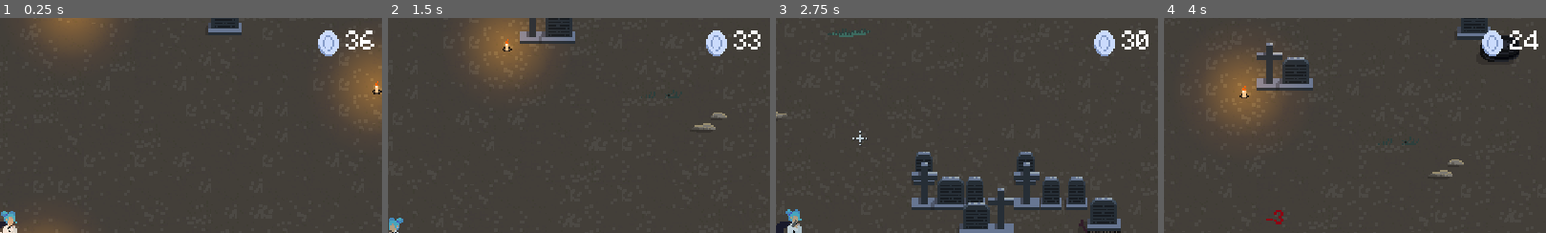
Above: before the commit, frames 1-4 (left to right).
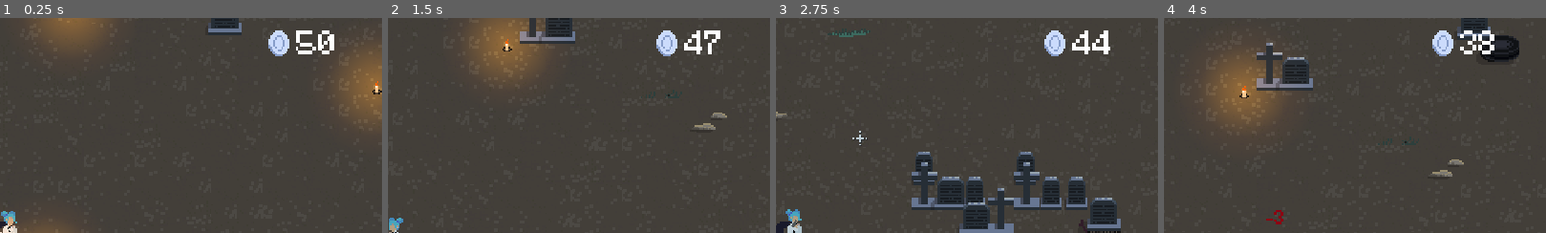
Above: after the commit, the same moments.

Repository: Niimphu/JGJ24
Game: Godot game, scene res://scenes/game/game.tscn
The game is run twice, just before and just after one commit, with the same random seed, the same clock (stepped at 60 frames per second) and the same inputs. The engine's default icon, where the game draws it, is replaced by a stand-in: a white triangle on a blue panel in a dark square.
Inputs (mouse positions are % of the whole screen's width and height, from its top left):
- Up to frame 1 (0.25 s): no input
- Up to frame 2 (1.5 s): tap Enter at 0.5 s; move the mouse to (72, 45) at 0.52 s; hold D (move_right) 0.53-1.28 s; tap Space (roll) at 0.6 s; move the mouse to (30, 55) at 1.27 s; hold S (move_down) from 1.28 s (still down); click (30, 55) at 1.35 s
- Up to frame 3 (2.75 s): tap Space (roll) at 1.55, 2.1 s; move the mouse to (60, 28) at 2.02 s; release S (move_down) at 2.03 s; hold D (move_right) from 2.03 s (still down)
- Up to frame 4 (4 s): move the mouse to (45, 70) at 2.77 s; release D (move_right) at 2.78 s; hold W (move_up) 2.78-3.53 s; tap Space (roll) at 2.85, 3.8 s; move the mouse to (80, 65) at 3.52 s; hold A (move_left) from 3.53 s (still down); click (80, 65) at 3.6 s
The pictures show only the part of the screen within x 49-99%, y 0-50%; the shares and areas given below are measured in that part.

The runs differ from the first frame. In frame 1, 1.6% of the frame differs, in the area x 70-98%, y 5-18%; in frame 2, 1.6%; in frame 3, 1.6%; in frame 4, 1.6%.

Commit message:
looking good

Diff:
--- a/scenes/game/game.gd
+++ b/scenes/game/game.gd
@@ -11,7 +11,7 @@
 
 @onready var final_wave: int = WaveManager.waves.size()
 ##Change for starting coin value
-@export var coins := 36
+@export var coins := 50
 var current_wave := 0
 var current_wave_enemy_count := 0
 var wave_spawning := false
@@ -22,6 +22,7 @@
 	Input.mouse_mode = Input.MOUSE_MODE_HIDDEN
 	UpgradeManager.upgrade_selected.connect(spawn_next_wave)
 	WaveManager.wave_complete.connect(wave_complete)
+	UpgradeMenu.visible = false
 	spawn_next_wave()
 
 
--- a/scenes/game/game.tscn
+++ b/scenes/game/game.tscn
@@ -605,7 +605,7 @@
 theme_override_constants/margin_bottom = 8
 
 [node name="HBoxContainer" type="HBoxContainer" parent="CanvasLayer/UI/MarginContainer"]
-custom_minimum_size = Vector2(37, 0)
+custom_minimum_size = Vector2(68.165, 0)
 layout_mode = 2
 size_flags_horizontal = 8
 size_flags_vertical = 0
@@ -613,18 +613,19 @@
 [node name="CoinIcon" type="TextureRect" parent="CanvasLayer/UI/MarginContainer/HBoxContainer"]
 layout_mode = 2
 size_flags_horizontal = 0
-size_flags_vertical = 4
+size_flags_vertical = 0
 texture = ExtResource("9_dy81b")
 stretch_mode = 4
 
 [node name="CoinCount" type="Label" parent="CanvasLayer/UI/MarginContainer/HBoxContainer"]
 layout_mode = 2
 size_flags_horizontal = 0
+theme_override_font_sizes/font_size = 20
 text = "0"
+vertical_alignment = 1
 
 [node name="UpgradeMenu" type="Control" parent="CanvasLayer"]
 process_mode = 2
-visible = false
 layout_mode = 3
 anchors_preset = 15
 anchor_right = 1.0
@@ -672,11 +673,7 @@
 anchor_bottom = 1.0
 grow_horizontal = 2
 grow_vertical = 2
-theme_override_font_sizes/font_size = 12
-text = "New Upgrade
-Ya ya ye ya ya
-70 bucks
-"
+text = "Upgrade"
 autowrap_mode = 2
 
 [node name="GetMoney" type="Control" parent="CanvasLayer/UpgradeMenu/MarginContainer/HBoxContainer"]
@@ -691,6 +688,7 @@
 anchor_bottom = 1.0
 grow_horizontal = 2
 grow_vertical = 2
-text = "+5 Coins"
+text = "+50 coins"
+autowrap_mode = 2
 
 [editable path="Entities/NavigationRegion2D/TerrainInfo/TerrainHurtbox"]
--- a/scenes/game/upgrade_manager.gd
+++ b/scenes/game/upgrade_manager.gd
@@ -4,20 +4,102 @@
 @export var Upgrade2: Button
 @export var Player: CharacterBody2D
 
+var upgrades := [
+	{
+		"title": "Pointier bullets",
+		"description": "+1 bullet piercing",
+		"cost": -15,
+		"action": Callable(self, "pointer_bullets"),
+		"amount": 3, # number of times this upgrade can be bought
+		"inflation": -5 # price increase for subsequent purchases
+	},
+	{
+		"title": "Speeding fine",
+		"description": "x1.2 movespeed, +2 roll cost",
+		"cost": -20,
+		"action": Callable(self, "speeding"),
+		"amount": 1
+	}
+]
+
+var freebies := [
+	{
+		"title": "Payday",
+		"description": "",
+		"action": Callable(self, "payday"),
+		"cost_string": "+25"
+	},
+	{
+		"title": "Interesting",
+		"description": "",
+		"action": Callable(self, "interesting"),
+		"cost_string": "+10%"
+	}
+]
+
+var current_upgrade: Dictionary
+var current_freebie: Dictionary
+
 signal upgrade_selected
 
 func _ready():
 	Upgrade1.button_down.connect(option_1)
 	Upgrade2.button_down.connect(option_2)
+	new_upgrades()
 
 
-func select_upgrade(option: int) -> void:
+func new_upgrades() -> void:
+	current_upgrade = upgrades[randi() % upgrades.size()]
+	Upgrade1.text = current_upgrade["title"] + "\n" + current_upgrade["description"] + "\n" + str(current_upgrade["cost"]) + " coins"
+
+	current_freebie = freebies[randi() % freebies.size()]
+	Upgrade2.text = current_freebie["title"] + "\n" + current_freebie["description"] + "\n" + current_freebie["cost_string"] + " coins"
+
+
+func apply_upgrade():
+	var upgrade_action = current_upgrade["action"]
+	if !upgrade_action.is_valid():
+		return
+	upgrade_action.call()
+	current_upgrade["amount"] -= 1
+	if current_upgrade["amount"] <= 0:
+		upgrades.erase(current_upgrade)
+	else:
+		current_upgrade["cost"] += current_upgrade["inflation"]
+	visible = false
+	new_upgrades()
+
+
+func apply_freebie():
+	var freebie = current_freebie["action"]
+	if !freebie.is_valid():
+		return
+	freebie.call()
+	visible = false
+	new_upgrades()
+
+
+func option_1():
+	apply_upgrade()
 	upgrade_selected.emit()
 
 
-func option_1():
-	select_upgrade(1)
+func option_2():
+	apply_freebie()
+	upgrade_selected.emit()
 
 
-func option_2():
-	select_upgrade(2)
+func pointer_bullets():
+	print("pointy")
+
+
+func speeding():
+	print("sppeed")
+
+
+func payday():
+	print("pay")
+
+
+func interesting():
+	print("inch resting")
--- a/scenes/game/wave_manager.gd
+++ b/scenes/game/wave_manager.gd
@@ -14,6 +14,12 @@
 		{ "type": test_enemy, "count": 3 },
 		{ "type": test_enemy, "count": 7 }
 		#{ "type": test_enemy, "count": 2, "type2": EnemyC, "count2": 1 }
+	],
+	[ # Wave 3
+		{ "type": test_enemy, "count": 5 },
+		{ "type": test_enemy, "count": 5 },
+		{ "type": test_enemy, "count": 5 },
+		{ "type": test_enemy, "count": 5 }
 	]
 ]
 
--- a/scenes/ui/popup.tscn
+++ b/scenes/ui/popup.tscn
@@ -58,6 +58,7 @@
 }
 
 [node name="Popup" type="Control"]
+process_mode = 3
 modulate = Color(1, 1, 1, 0)
 light_mask = 0
 z_index = 1
